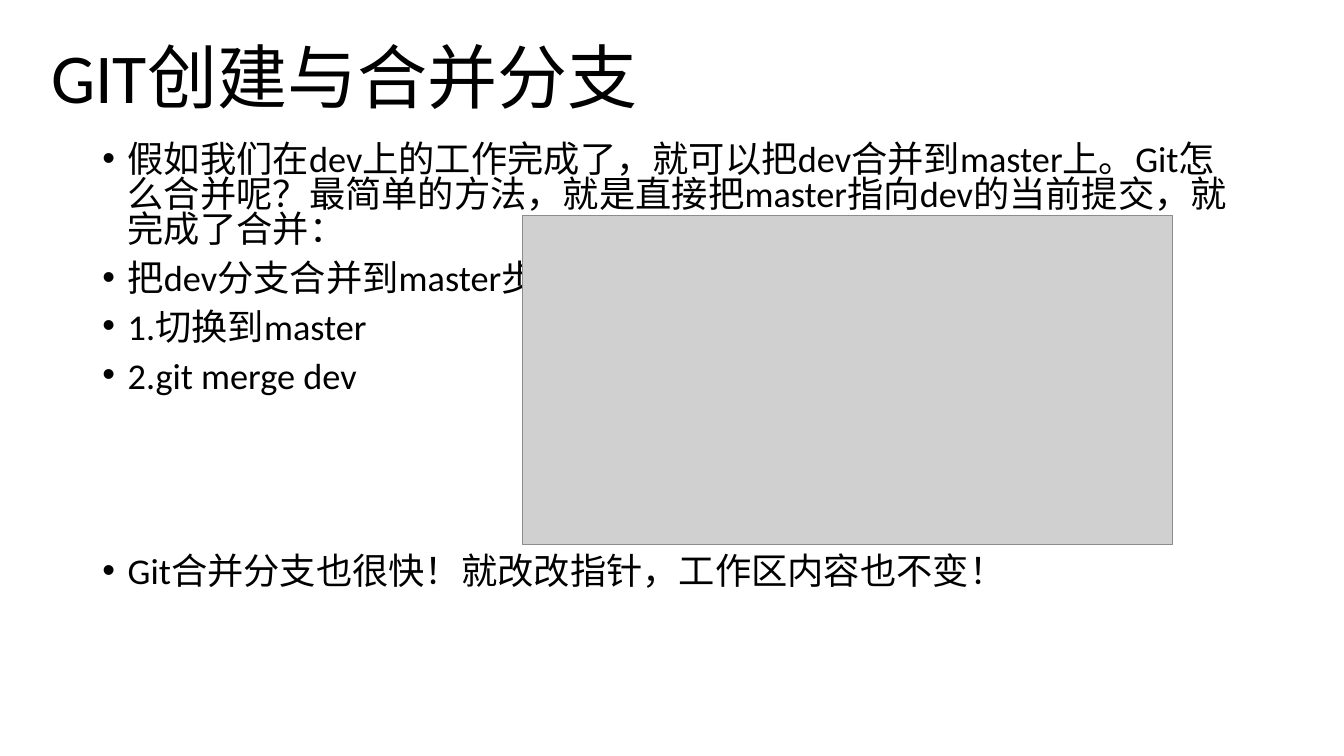
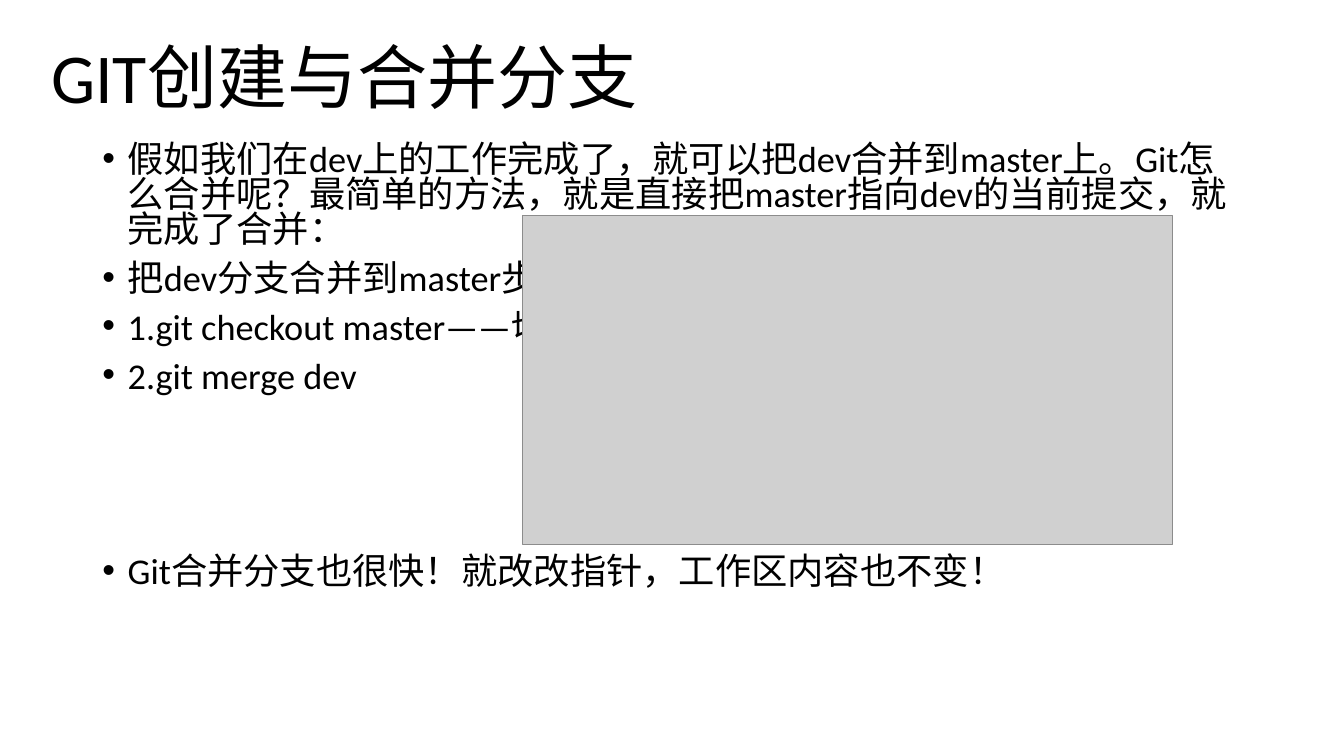
Before and after one commit to noprom/shandong, a slide deck: slide 28 of doc/ppt/helin.pptx (slide 27 before the commit). Drawn at 1344x756 pixels with LibreOffice and Linux fonts; fonts in the diff are those of the drawing; grey boxes stand for pictures. Boxes give left, top, right and bottom in pixels: in the first picture for what was removed or moved away, otherwise in the second. Text is boxed around its words. In the diff, an @@ line names an element or a change of style, - is before the commit and + after.

```diff
--- a/doc/ppt/helin.pptx
+++ b/doc/ppt/helin.pptx
@@ text at <box>128,310,723,349</box>: text changed @@
-• 1.切换到master
+• 1.git checkout master——切换到master
```
Also in this commit, not shown: 1 other slide changed, 1 slide added, 1 slide removed.
